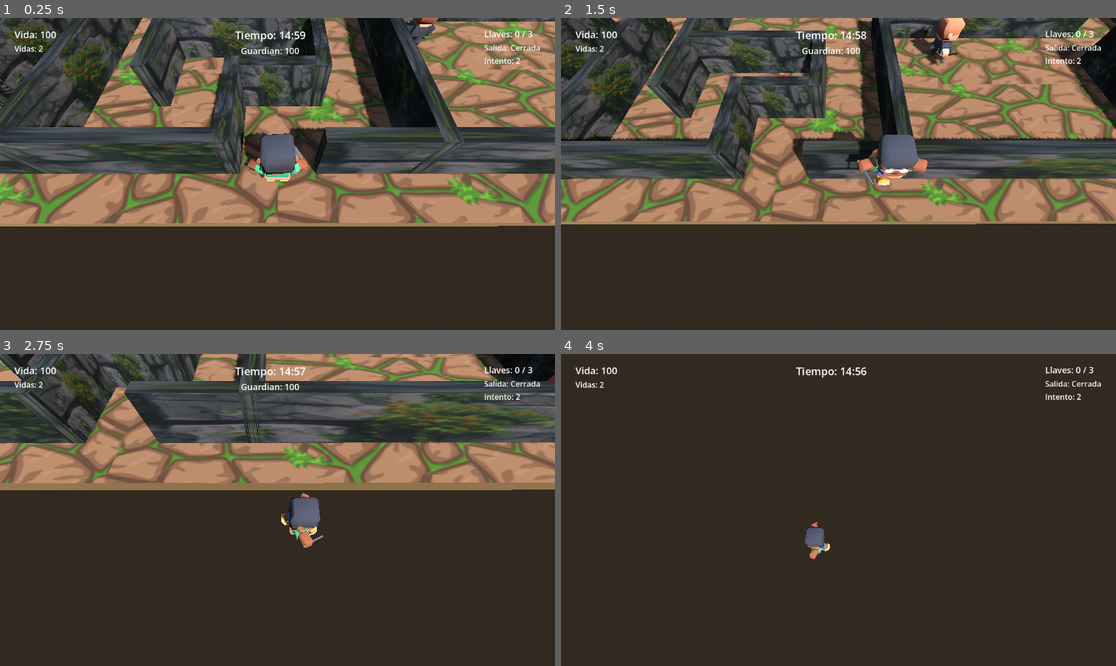
Above: before the commit, frames 1-4 (two rows, left to right).
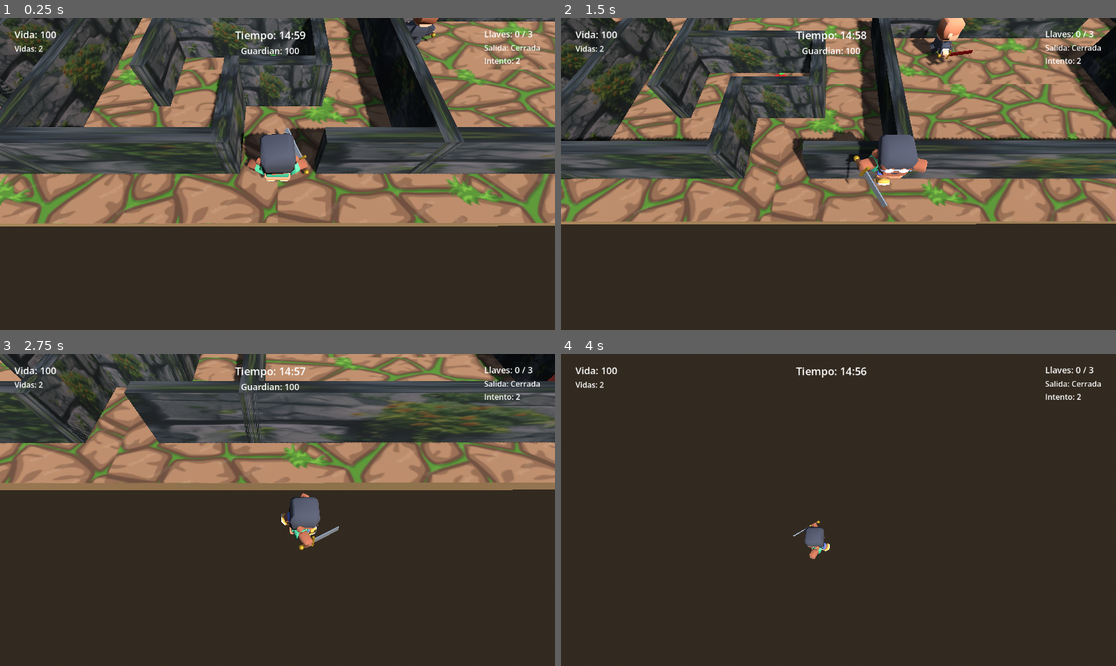
Above: after the commit, the same moments.

Repository: Carola-caicedo/Survivor-Maze-Puzzle
Game: Godot game, scene res://main.tscn
The game is run twice, just before and just after one commit, with the same random seed, the same clock (stepped at 60 frames per second) and the same inputs.
Inputs:
- Up to frame 1 (0.25 s): no input
- Up to frame 2 (1.5 s): hold D (move_right) 0.53-1.28 s; hold Shift (correr) 0.53-1.28 s; tap Q (saltar) at 0.77 s; hold S (move_down) from 1.28 s (still down); tap Space (espada) at 1.35 s
- Up to frame 3 (2.75 s): tap Q (saltar) at 1.52 s; release S (move_down) at 2.03 s; hold D (move_right) from 2.03 s (still down); tap E (interactuar) at 2.1 s
- Up to frame 4 (4 s): release D (move_right) at 2.78 s; hold W (move_up) 2.78-3.53 s; tap F at 2.85 s; tap Q (saltar) at 3.02, 3.77 s; hold A (move_left) from 3.53 s (still down); hold Shift (correr) from 3.53 s (still down)

The runs differ from the first frame. In frame 1, 0.1% of the frame differs, in the area x 49-79%, y 0-51%; in frame 2, 0.3%, in the area x 51-75%, y 10-61%; in frame 3, less than 0.1%; in frame 4, less than 0.1%.

Commit message:
refactor: ajustes visuales, trampa y espada

Diff:
--- a/espada_en_mano.gd
+++ b/espada_en_mano.gd
@@ -10,7 +10,7 @@
 # cambien estos tres valores en el Inspector.
 @export var posicion = Vector3(-0.26, 0.0, 0.05)
 @export var rotacion_grados = Vector3(0.0, 30.0, 0.0)
-@export var escala = 1.0
+@export var escala = 2.0
 
 
 func _ready():
--- a/main.tscn
+++ b/main.tscn
@@ -68,7 +68,7 @@
 transform = Transform3D(1, 0, 0, 0, 1, 0, 0, 0, 1, -18.231888, 0.5, -8.732496)
 script = ExtResource("2_7mycd")
 
-[node name="Modelo" parent="Frutas/Fruta1" instance=ExtResource("20_fruta")]
+[node name="Modelo" parent="Frutas/Fruta1" unique_id=1585584877 instance=ExtResource("20_fruta")]
 
 [node name="CollisionShape3D" type="CollisionShape3D" parent="Frutas/Fruta1" unique_id=1502254874]
 shape = SubResource("FrutaForma")
@@ -77,7 +77,7 @@
 transform = Transform3D(1, 0, 0, 0, 1, 0, 0, 0, 1, -0.27512836, 0.5, 8.985465)
 script = ExtResource("2_7mycd")
 
-[node name="Modelo" parent="Frutas/Fruta2" instance=ExtResource("20_fruta")]
+[node name="Modelo" parent="Frutas/Fruta2" unique_id=320297182 instance=ExtResource("20_fruta")]
 
 [node name="CollisionShape3D" type="CollisionShape3D" parent="Frutas/Fruta2" unique_id=1243797172]
 shape = SubResource("FrutaForma")
@@ -86,7 +86,7 @@
 transform = Transform3D(1, 0, 0, 0, 1, 0, 0, 0, 1, 16.80764, 0.5, 8.476532)
 script = ExtResource("2_7mycd")
 
-[node name="Modelo" parent="Frutas/Fruta3" instance=ExtResource("20_fruta")]
+[node name="Modelo" parent="Frutas/Fruta3" unique_id=1349824289 instance=ExtResource("20_fruta")]
 
 [node name="CollisionShape3D" type="CollisionShape3D" parent="Frutas/Fruta3" unique_id=927340922]
 shape = SubResource("FrutaForma")
@@ -114,7 +114,7 @@
 [node name="Espada" type="Node" parent="Personaje" unique_id=204470823]
 script = ExtResource("4_1bvp3")
 
-[node name="EspadaVisual" type="Node" parent="Personaje"]
+[node name="EspadaVisual" type="Node" parent="Personaje" unique_id=1633377387]
 script = ExtResource("21_espmano")
 
 [node name="Interactuar" type="Node" parent="Personaje" unique_id=1103396318]
@@ -159,6 +159,7 @@
 [node name="HUD" parent="." unique_id=1284440622 instance=ExtResource("14_w48qg")]
 
 [node name="Trampas" type="Node3D" parent="." unique_id=987654321]
+transform = Transform3D(1, 0, 0, 0, 1, 0, 0, 0, 1, 0, 0.1, 0)
 
 [node name="Trampa1" parent="Trampas" unique_id=987654322 instance=ExtResource("15_zona_a")]
 transform = Transform3D(1, 0, 0, 0, 1, 0, 0, 0, 1, -18.509161, 0.01, 4.8405857)
@@ -168,3 +169,8 @@
 
 [node name="Trampa3" parent="Trampas" unique_id=590575464 instance=ExtResource("15_zona_a")]
 transform = Transform3D(1, 0, 0, 0, 1, 0, 0, 0, 1, -9.12284, 0, -7.502692)
+
+[node name="Trampa4" parent="Trampas" unique_id=111454383 instance=ExtResource("15_zona_a")]
+transform = Transform3D(1, 0, 0, 0, 1, 0, 0, 0, 1, 1.823803, 0, -0.11999655)
+
+[editable path="Guardian"]
--- a/material_mundo.gdshader
+++ b/material_mundo.gdshader
@@ -22,7 +22,6 @@
 }
 
 void vertex() {
-	float h = onda(VERTEX.x, TIME, amplitud, longitud, periodo);
 	float h = onda(VERTEX.x, TIME, amplitud, longitud, periodo)
 	        + onda(VERTEX.x, TIME, amplitud2, longitud2, periodo2);
 
@@ -30,8 +29,6 @@
 	        + pendiente(VERTEX.x, TIME, amplitud2, longitud2, periodo2);
 
 	VERTEX.y += h;
-
-	float s = pendiente(VERTEX.x, TIME, amplitud, longitud, periodo);
 	NORMAL = normalize(vec3(-s, 1.0, 0.0));
 
 	altura = h;
--- a/zona_a.tscn
+++ b/zona_a.tscn
@@ -6,6 +6,14 @@
 [sub_resource type="ShaderMaterial" id="ShaderMaterial_4smxp"]
 render_priority = 0
 shader = ExtResource("1_rsxdq")
+shader_parameter/color_bajo = Color(0.172, 0.184, 0.2, 1)
+shader_parameter/color_alto = Color(0.10172116, 0.41201213, 0.65766877, 1)
+shader_parameter/amplitud = 0.06
+shader_parameter/longitud = 1.0
+shader_parameter/periodo = 2.0
+shader_parameter/amplitud2 = 0.02
+shader_parameter/longitud2 = 0.7
+shader_parameter/periodo2 = 1.3
 
 [sub_resource type="PlaneMesh" id="PlaneMesh_2py4y"]
 subdivide_width = 30
@@ -13,6 +21,12 @@
 
 [sub_resource type="BoxShape3D" id="BoxShape3D_trampa"]
 size = Vector3(2, 0.1, 2)
+
+[sub_resource type="PlaneMesh" id="PlaneMesh_6pmnr"]
+size = Vector2(2.2, 2.2)
+
+[sub_resource type="StandardMaterial3D" id="StandardMaterial3D_qa2gp"]
+albedo_color = Color(0, 0, 0, 1)
 
 [node name="ZonaA" type="Node3D" unique_id=137134571]
 script = ExtResource("1_l7qun")
@@ -26,3 +40,8 @@
 
 [node name="CollisionShape3D" type="CollisionShape3D" parent="Trampa" unique_id=1946526401]
 shape = SubResource("BoxShape3D_trampa")
+
+[node name="MeshInstance3D" type="MeshInstance3D" parent="." unique_id=1926890609]
+transform = Transform3D(1, 0, 0, 0, 1, 0, 0, 0, 1, 0, -0.07, 0)
+mesh = SubResource("PlaneMesh_6pmnr")
+surface_material_override/0 = SubResource("StandardMaterial3D_qa2gp")
Not shown, added: espada_en_mano.gd.uid
Not shown: 1 places in main.tscn that only renumber resources
